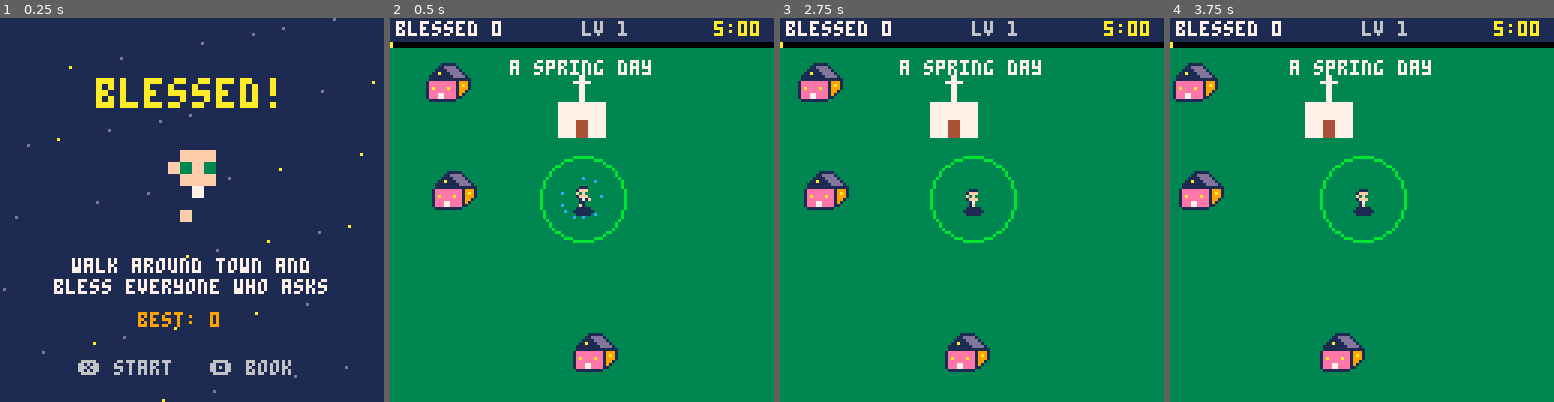
Above: before the commit, frames 1-4 (left to right).
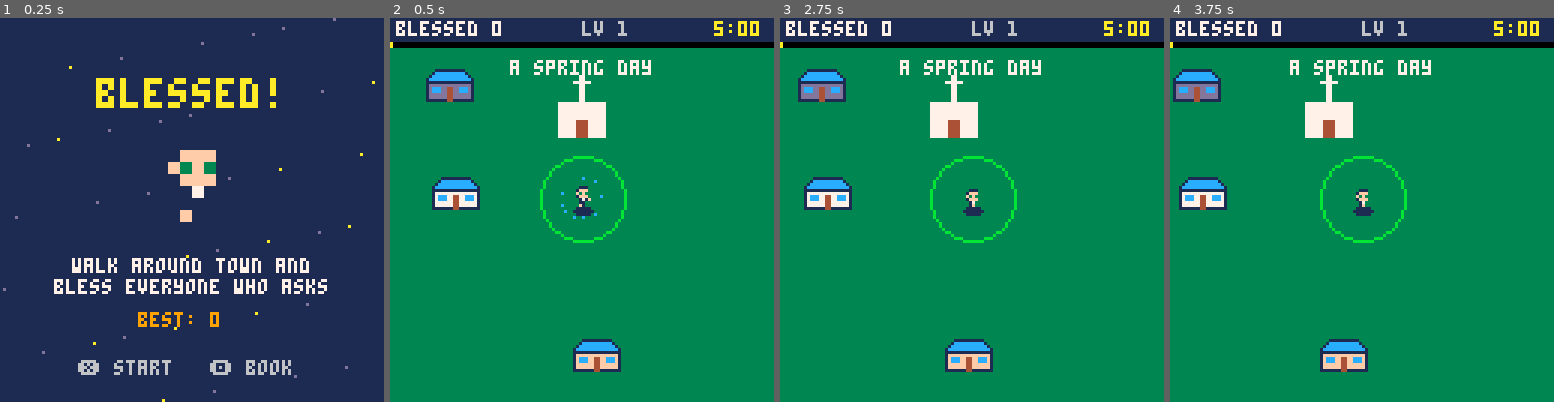
Above: after the commit, the same moments.

Repository: shalone86/sdcourses
Game: PICO-8 cartridge game/blessed.p8
Same seed, same stepped clock (60 frames per second), same inputs: the game is played once before the commit and once after it.
Inputs:
- Up to frame 1 (0.25 s): no input
- Up to frame 2 (0.5 s): tap X (X key) at 0.33 s
- Up to frame 3 (2.75 s): tap O (Z key) at 0.7, 1.7, 2.1, 2.5 s; tap X (X key) at 1.07, 1.85 s; hold Right 1.6-2.1 s; hold Up 2.15-2.42 s; hold Right from 2.47 s (still down)
- Up to frame 4 (3.75 s): tap O (Z key) at 2.9, 3.3, 3.7 s; tap X (X key) at 2.97 s; release Right at 3.03 s; hold Left 3.08-3.58 s; hold Down from 3.63 s (still down)

Frame 1 is identical in both runs. In frame 2, 2.8% of the frame differs, in the area x 9-61%, y 11-93%; in frame 3, 2.8%; in frame 4, 2.8%.

Commit message:
Blessed!: song without the melody (drums get their own channel); 4 placeholder houses
Her house drawing is out for now; houses are drawn in code as a cottage,
a tall house, a wide house and a cottage with a tree, each in random wall
and roof colors, until she draws hers. The song plays harmony, bass and
drums only (npm run music -- ... --without melody).

Co-Authored-By: Claude Opus 5.5 <noreply@anthropic.com>
Claude-Session: https://claude.ai/code/session_014A5HNbCtgPJAi8nNk3cpQw

Diff:
--- a/game/blessed.p8
+++ b/game/blessed.p8
@@ -251,7 +251,10 @@
  for i=1,40 do
   local x,y=16+rnd(world-48),16+rnd(world-48)
   if free(x,y) then
-   add(bldg,{x=x,y=y,s=s_house,k="house"})
+   -- one of 4 kinds of house, in
+   -- its own wall and roof colors
+   add(bldg,{x=x,y=y,s=s_house,k="house",
+    v=flr(rnd(4))+1,wc=rnd({15,6,7,9,13}),rc=rnd({8,4,2,5,12})})
   end
  end
  decor={}
@@ -878,9 +881,45 @@
   rectfill(x+7,y+4,x+8,y+11,8)
   rectfill(x+4,y+7,x+11,y+8,8)
  else
-  rectfill(x+1,y+7,x+14,y+15,15)
-  for i=0,7 do line(x+7-i,y+i,x+8+i,y+i,8) end
-  rectfill(x+6,y+11,x+9,y+15,4)
+  house(b)
+ end
+end
+
+-- placeholder houses until she draws
+-- hers: 1 cottage, 2 tall house,
+-- 3 wide house, 4 cottage with a tree
+function house(b)
+ local x,y,w,r=b.x,b.y,b.wc,b.rc
+ local v=b.v or 1
+ if v==1 then
+  rectfill(x+2,y+8,x+13,y+15,w) rect(x+2,y+8,x+13,y+15,1)
+  for i=0,6 do line(x+7-i-1,y+2+i,x+8+i+1,y+2+i,r) end
+  line(x+1,y+8,x+7,y+1,1) line(x+8,y+1,x+14,y+8,1)
+  rectfill(x+7,y+11,x+9,y+15,4)
+  rectfill(x+4,y+10,x+5,y+11,12)
+  rectfill(x+11,y+10,x+12,y+11,12)
+ elseif v==2 then
+  rectfill(x+4,y+4,x+11,y+15,w) rect(x+4,y+4,x+11,y+15,1)
+  rectfill(x+3,y+1,x+12,y+3,r) rect(x+3,y+1,x+12,y+3,1)
+  rectfill(x+6,y+6,x+9,y+7,12)
+  rectfill(x+6,y+9,x+9,y+10,12)
+  rectfill(x+7,y+12,x+8,y+15,4)
+ elseif v==3 then
+  rectfill(x,y+9,x+15,y+15,w) rect(x,y+9,x+15,y+15,1)
+  for i=0,3 do line(x+3-i,y+5+i,x+12+i,y+5+i,r) end
+  line(x+3,y+5,x+12,y+5,1)
+  line(x+3,y+5,x,y+8,1) line(x+12,y+5,x+15,y+8,1)
+  rectfill(x+2,y+11,x+4,y+12,12)
+  rectfill(x+11,y+11,x+13,y+12,12)
+  rectfill(x+7,y+11,x+8,y+15,4)
+ else
+  rectfill(x+1,y+9,x+10,y+15,w) rect(x+1,y+9,x+10,y+15,1)
+  for i=0,4 do line(x+5-i,y+4+i,x+6+i,y+4+i,r) end
+  rectfill(x+5,y+12,x+6,y+15,4)
+  rectfill(x+2,y+11,x+3,y+12,12)
+  -- a tree beside it
+  rectfill(x+13,y+12,x+13,y+15,4)
+  circfill(x+13,y+9,3,11) circ(x+13,y+9,3,1)
  end
 end
 
@@ -1194,19 +1233,19 @@
 0000000000000000000000000000000000000000000000000000000000000000000ddd00000ddd00000ddd00000ddd0000000000000000000000000000000000
 0000000000000000000000000000000000000000000000000000000000000000007fff00007fff00007fff00007fff0000000000000000000000000000000000
 000000000000000000000000000000000000000000000000000000000000000000f3f3f000f3f30000f3f30000f3f30000000000000000000000000000000000
-0000011111000000000000000000000000000000000000000000000000000000007fff10007fff00007fff00007fff0000000000000000000000000000000000
-000011dddd1000000000000000000000000000000000000000000000000000000011710000117100001171000011710000000000000000000000000000000000
-0001111dddd1000000000000000000000000000000000000000000000000000000111100001111f00011f1000011111f00000000000000000000000000000000
-0011a111dddd100000000000000000000000000000000000000000000000000000fddd0000fddd0000fddd0000fddd0000000000000000000000000000000000
-011111111dddd1000000000000000000000000000000000000000000000000000001100000011000000110000001100000000000000000000000000000000000
-0111111111111110000000000000000000000000000000000000000000000000000ccc0000000000000eee0000000000000aaa0000000000000eee0000000000
-1eeeeeeeee19991000000000000000000000000000000000000000000000000000544400000ccc0000544400000eee0000544400000aaa0000544450000eee00
-1eeeeeeeee19a910000000000000000000000000000000000000000000000000004f4f0000544400054f4f0000544400004f4f0000544400054f4f5000544450
-1eaeeeeaee1999100000000000000000000000000000000000000000000000000054a400004f4f0005544450054f4f0000549400004f4f0005544400054f4f50
-1eeeeeeeee199100000000000000000000000000000000000000000000000000000d70000054a400000370000554445000d17100005494000053770005544400
-1eee77eeee191000000000000000000000000000000000000000000000000000000d1000000d7000000310000003700000d1110000d171000003110000537700
-1eee77eeee1100000000000000000000000000000000000000000000000000000004e0000004e0000004c0000004c000004eee00004eee000004cc000004cc00
-01111111110000000000000000000000000000000000000000000000000000000003300000033000000110000001100000033000000330000001110000011100
+0000000000000000000000000000000000000000000000000000000000000000007fff10007fff00007fff00007fff0000000000000000000000000000000000
+00000000000000000000000000000000000000000000000000000000000000000011710000117100001171000011710000000000000000000000000000000000
+000000000000000000000000000000000000000000000000000000000000000000111100001111f00011f1000011111f00000000000000000000000000000000
+000000000000000000000000000000000000000000000000000000000000000000fddd0000fddd0000fddd0000fddd0000000000000000000000000000000000
+00000000000000000000000000000000000000000000000000000000000000000001100000011000000110000001100000000000000000000000000000000000
+0000000000000000000000000000000000000000000000000000000000000000000ccc0000000000000eee0000000000000aaa0000000000000eee0000000000
+000000000000000000000000000000000000000000000000000000000000000000544400000ccc0000544400000eee0000544400000aaa0000544450000eee00
+0000000000000000000000000000000000000000000000000000000000000000004f4f0000544400054f4f0000544400004f4f0000544400054f4f5000544450
+00000000000000000000000000000000000000000000000000000000000000000054a400004f4f0005544450054f4f0000549400004f4f0005544400054f4f50
+0000000000000000000000000000000000000000000000000000000000000000000d70000054a400000370000554445000d17100005494000053770005544400
+0000000000000000000000000000000000000000000000000000000000000000000d1000000d7000000310000003700000d1110000d171000003110000537700
+00000000000000000000000000000000000000000000000000000000000000000004e0000004e0000004c0000004c000004eee00004eee000004cc000004cc00
+00000000000000000000000000000000000000000000000000000000000000000003300000033000000110000001100000033000000330000001110000011100
 000ccc00000000000009990000000000000000000000000000000000000000000000000000000000000000000000000000000000000000000000000000000000
 00544400000ccc000054440000099900000000000000000000000000000000000000000000000000000000000000000000000000000000000000000000000000
 004f4f0000544400004f4f0000544400000000000000000000000000000000000000000000000000000000000000000000000000000000000000000000000000
Not shown, changed: the music (__music__) section of game/blessed.p8
Not shown, changed: the sound effects (__sfx__) section of game/blessed.p8
Not shown, changed: game/sprites.json
